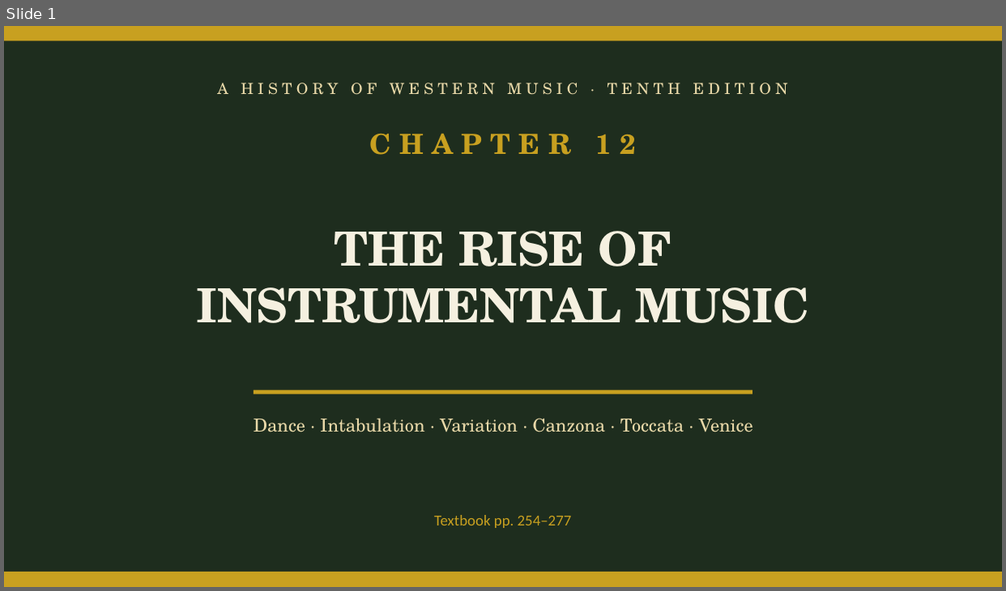
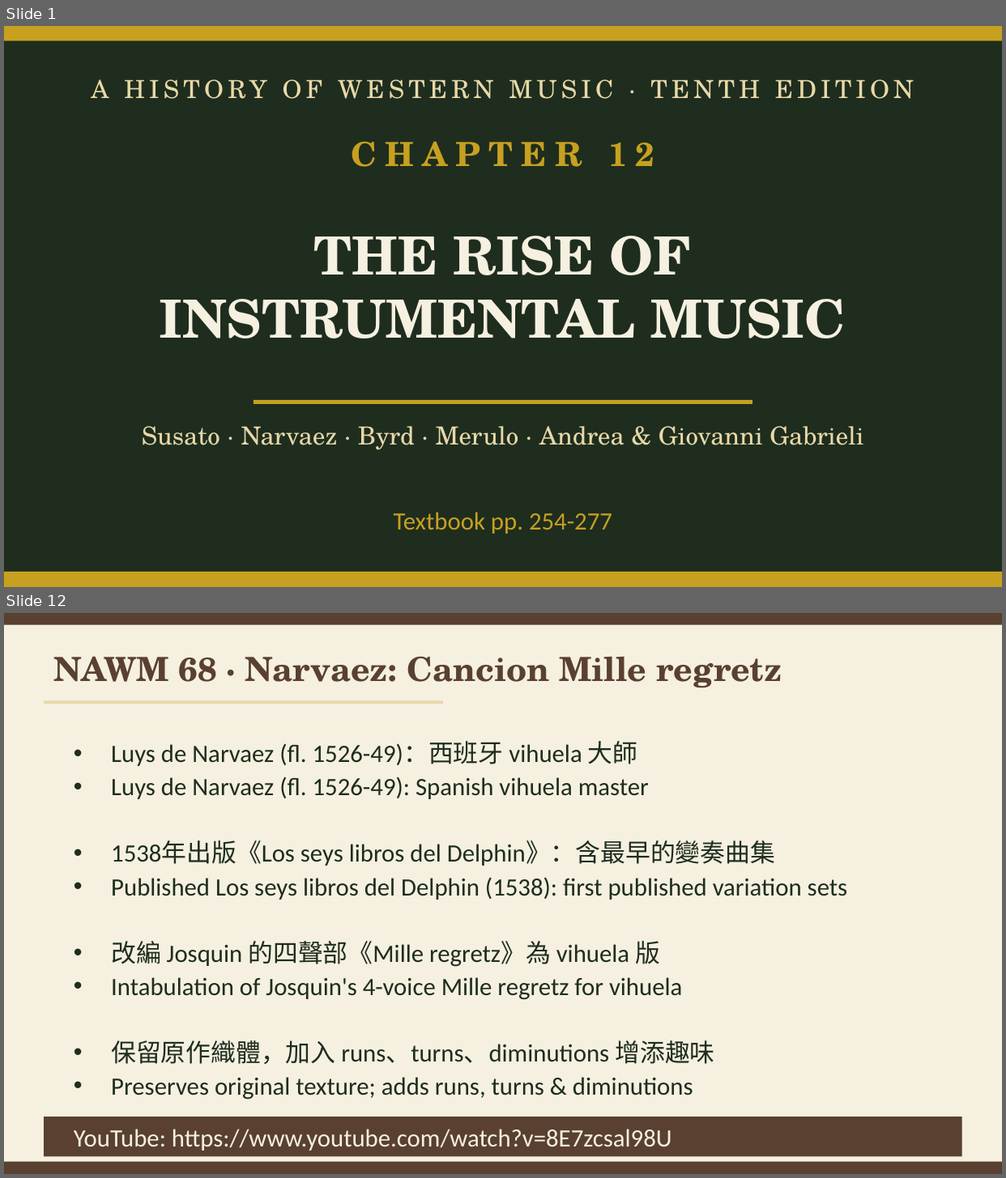
Before and after one commit to ccli-taipower/A_History_of_Western_Music, a slide deck: Ch12_Instrumental.pptx. Shown one above the other, each under a label of ours: slide 1 before the commit, slides 1 and 12 after it; the slides between them are not shown. The pictures are 1006x591 and 1006x1178 pixels, drawn with LibreOffice and Linux fonts; fonts in the diff are those of the drawing. Boxes give left, top, right and bottom in pixels: in the first picture for what was removed or moved away, otherwise in the second. Text is boxed around its words. In the diff, an @@ line names an element or a change of style, - is before the commit and + after.

```diff
--- a/Ch12_Instrumental.pptx
+++ b/Ch12_Instrumental.pptx
@@ slide 12 added at (4, 613, 1002, 1174), background #F5F0E0 @@
@@ rectangle added at (4, 613, 1002, 625), fill #5A4030 @@
@@ text added at (53, 656, 782, 688), 24 pt, text #5A4030, bold @@
+NAWM 68 · Narvaez: Cancion Mille regretz
@@ rectangle added at (44, 700, 443, 704), fill #E8D8A8 @@
@@ text added at (111, 741, 649, 799), 18 pt, text #1E2D1E @@
+• Luys de Narvaez (fl. 1526-49)：西班牙 vihuela 大師
+• Luys de Narvaez (fl. 1526-49): Spanish vihuela master
@@ text added at (111, 841, 847, 900), 18 pt, text #1E2D1E @@
+• 1538年出版《Los seys libros del Delphin》：含最早的變奏曲集
+• Published Los seys libros del Delphin (1538): first published variation sets
@@ text added at (111, 941, 682, 1000), 18 pt, text #1E2D1E @@
+• 改編 Josquin 的四聲部《Mille regretz》為 vihuela 版
+• Intabulation of Josquin's 4-voice Mille regretz for vihuela
@@ text added at (111, 1041, 714, 1100), 18 pt, text #1E2D1E @@
+• 保留原作織體，加入 runs、turns、diminutions 增添趣味
+• Preserves original texture; adds runs, turns & diminutions
@@ rectangle added at (44, 1117, 962, 1157), fill #5A4030 @@
@@ text added at (74, 1129, 672, 1151), 18 pt, text #F5F0E0 @@
+YouTube: https://www.youtube.com/watch?v=8E7zcsal98U
@@ rectangle added at (4, 1162, 1002, 1174), fill #5A4030 @@
@@ slide 1 changed as well @@
@@ text "A HISTORY OF WESTERN MUSIC ..." at (91, 79, 914, 99): size 11 to 18 pt @@
@@ text "CHAPTER 12" at (351, 141, 654, 167): size 20 to 24 pt @@
@@ text "THE RISE OF" at (160, 236, 846, 339): size 34 to 38 pt @@
@@ 2 texts, 1 rectangle: place and size @@
-2 texts, 1 rectangle at (196, 134, 809, 395)
+2 texts, 1 rectangle at (160, 141, 846, 404)
@@ text at (142, 426, 863, 450): text changed; size 13 to 18 pt @@
-Dance · Intabulation · Variation · Canzona · Toccata · Venice
+Susato · Narvaez · Byrd · Merulo · Andrea & Giovanni Gabrieli
@@ text at (394, 512, 612, 534): text changed; size 11 to 18 pt @@
-Textbook pp. 254–277
+Textbook pp. 254-277
```
Also in this commit, not shown: 26 other slides added, 9 slides removed, 37 other files.
